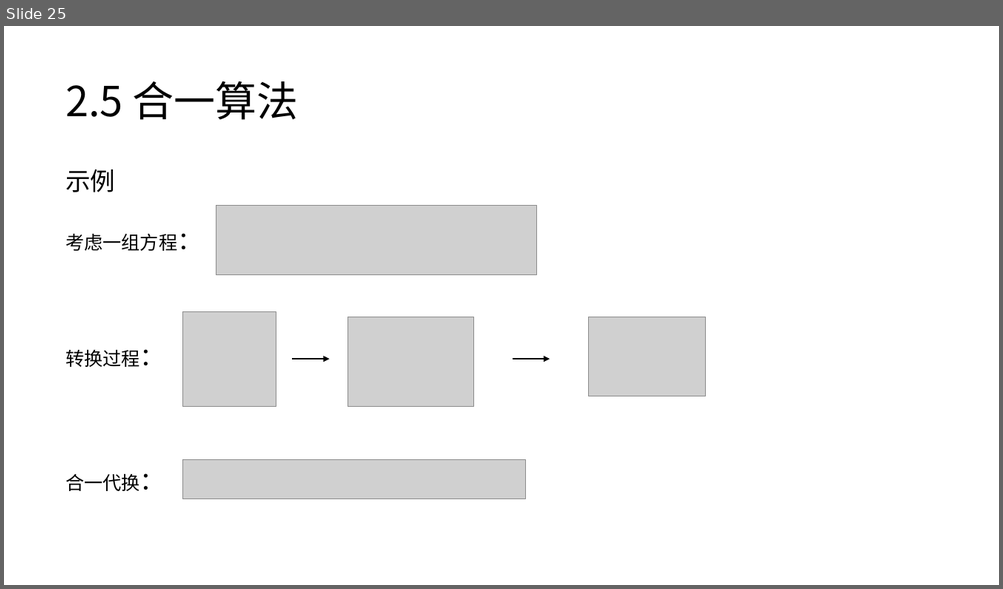
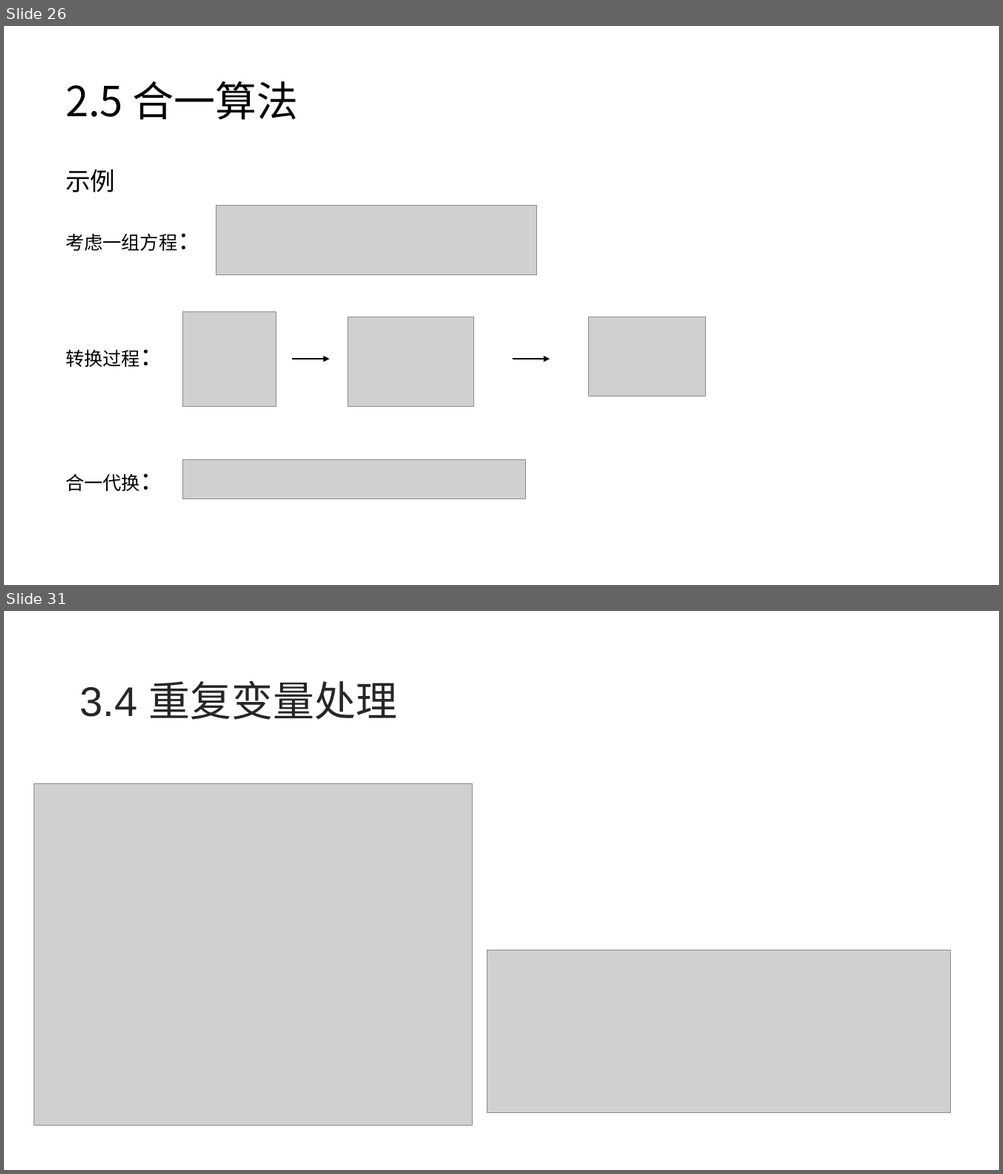
Before and after one commit to ustc-compiler-macrofication/macrofication, a slide deck: 11-macrofication.pptx. Shown one above the other, each under a label of ours: slide 25 before the commit, slides 26 and 31 after it; the slides between them are not shown. The pictures are 1003x589 and 1003x1174 pixels, drawn with LibreOffice and Linux fonts; fonts in the diff are those of the drawing; grey boxes stand for pictures. Boxes give left, top, right and bottom in pixels: in the first picture for what was removed or moved away, otherwise in the second. Text is boxed around its words. In the diff, an @@ line names an element or a change of style, - is before the commit and + after.

```diff
--- a/11-macrofication.pptx
+++ b/11-macrofication.pptx
@@ slide 31 added at [4, 611, 999, 1170], background #FFFFFF @@
@@ title added at [79, 681, 398, 720], 40 pt, text #262626 @@
+3.4 重复变量处理
@@ picture added at [34, 784, 472, 1126] @@
@@ picture added at [487, 951, 950, 1114] @@
@@ what was slide 25 is now slide 26 @@
```
Also in this commit, not shown: 9 slides changed, 5 other slides added, 1 other file.
